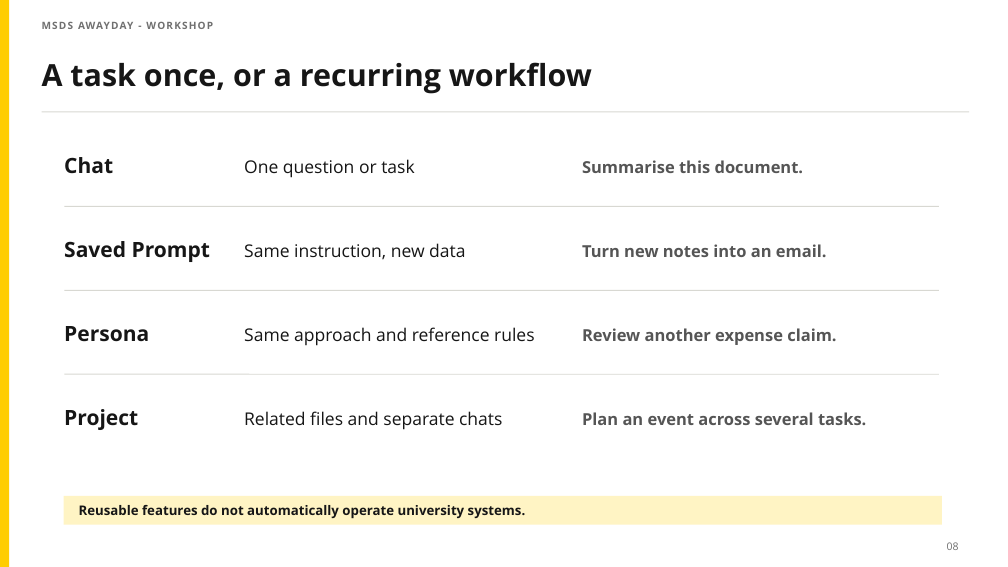
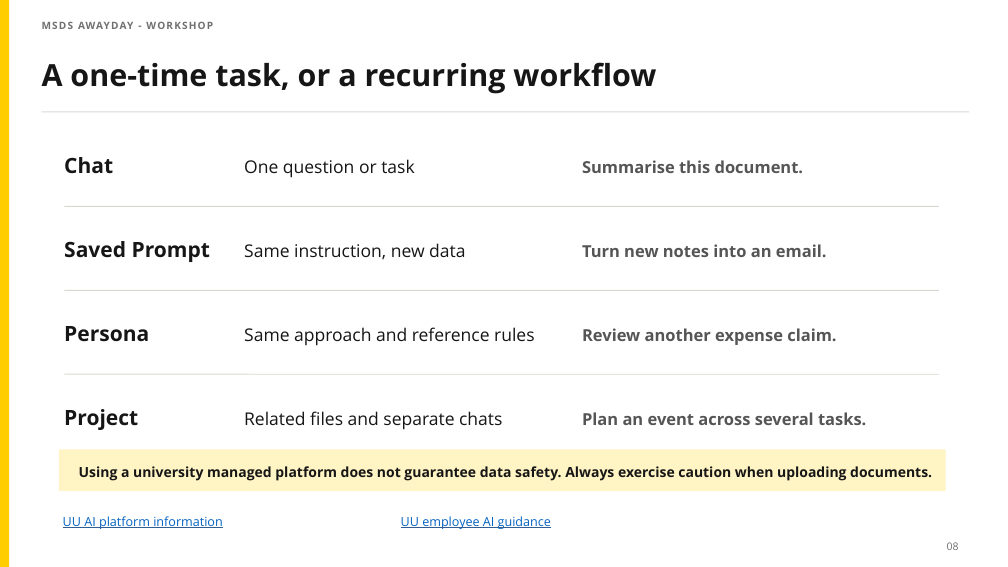
Before and after one commit to zgrtgy/msds-awayday-tutorial, a slide deck: slide 7 of slides/UU_AI_Chat_Admin_Intro.pptx (slide 8 before the commit). Drawn at 1008x567 pixels with LibreOffice and Linux fonts; fonts in the diff are those of the drawing. Boxes give left, top, right and bottom in pixels: in the first picture for what was removed or moved away, otherwise in the second. Text is boxed around its words. In the diff, an @@ line names an element or a change of style, - is before the commit and + after.

```diff
--- a/slides/UU_AI_Chat_Admin_Intro.pptx
+++ b/slides/UU_AI_Chat_Admin_Intro.pptx
@@ text at (42, 62, 656, 94): text changed @@
-A task once, or a recurring workflow
+A one-time task, or a recurring workflow
@@ rectangle: place and size @@
-rectangle at (64, 496, 942, 525)
+rectangle at (59, 449, 946, 491)
@@ text added at (79, 466, 932, 481), 13.3 pt, text #161616, bold @@
+Using a university managed platform does not guarantee data safety. Always exercise caution when uploading documents.
@@ text removed at (79, 505, 526, 519) @@
-Reusable features do not automatically operate university systems.
@@ text added at (63, 516, 222, 529), 12 pt, text #0563C1, underline @@
+UU AI platform information
@@ text added at (401, 516, 551, 529), 12 pt, text #0563C1, underline @@
+UU employee AI guidance
```
Also in this commit, not shown: 5 other slides changed, 1 slide removed, 2 other files.
